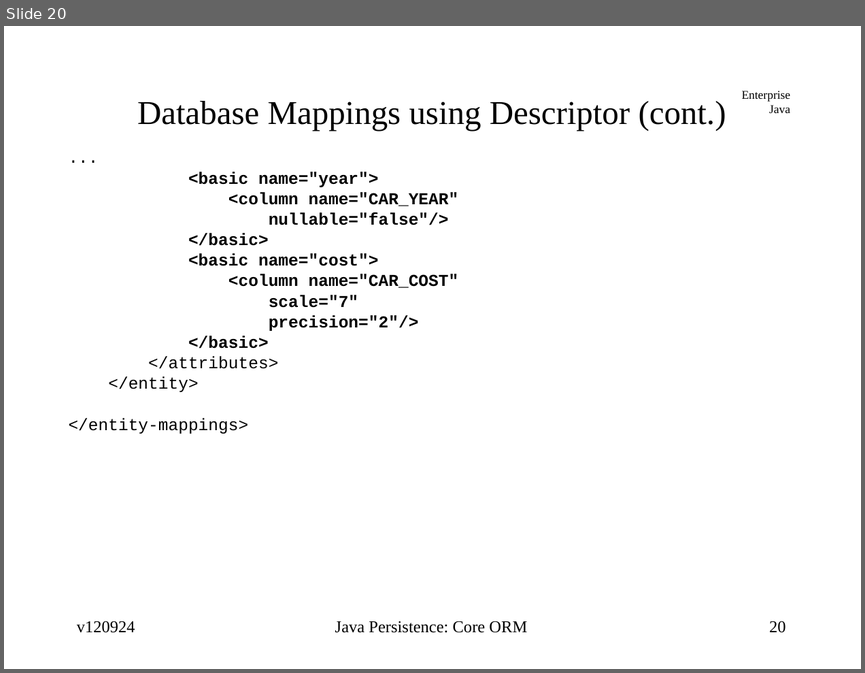
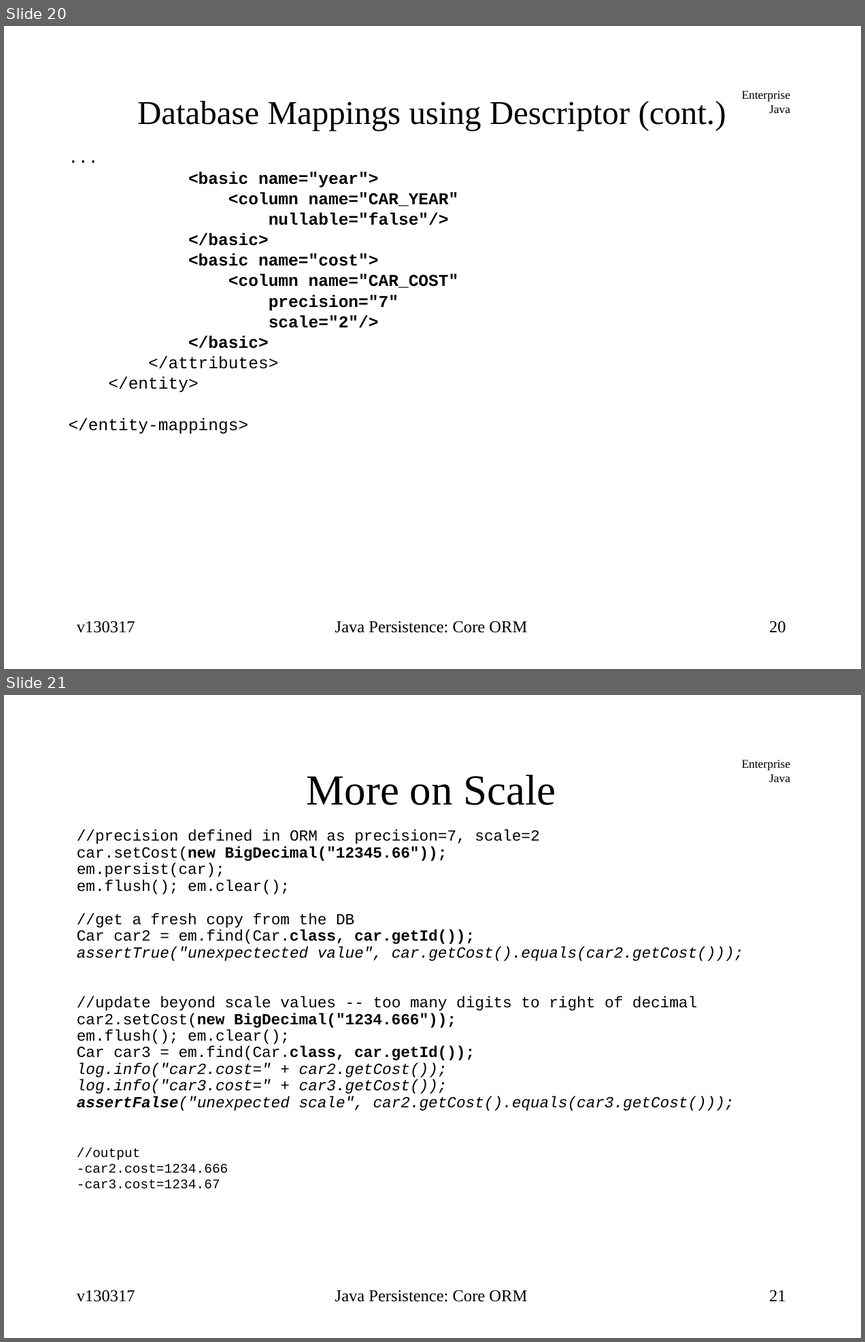
Before and after one commit to jcstaff/ejava-javaee, a slide deck: ormCore/src/site/resources/lectures/ormCore.ppt. Shown one above the other, each under a label of ours: slide 20 before the commit, slides 20 and 21 after it. The pictures are 865x673 and 865x1342 pixels, drawn with LibreOffice and Linux fonts; fonts in the diff are those of the drawing. Boxes give left, top, right and bottom in pixels: in the first picture for what was removed or moved away, otherwise in the second. Text is boxed around its words. In the diff, an @@ line names an element or a change of style, - is before the commit and + after.

Commit message:
added additional coverage of precision and scale

```diff
--- a/ormCore/src/site/resources/lectures/ormCore.ppt
+++ b/ormCore/src/site/resources/lectures/ormCore.ppt
@@ slide 21 added at [4, 695, 861, 1338], background #FFFFFF; not listed: 1 template element that a slide beside it also shows @@
@@ title added at [307, 775, 556, 805], 36 pt, text #000000 @@
+More on Scale
@@ text added at [77, 830, 743, 1189], 12.9 pt, text #000000 @@
+//precision defined in ORM as precision=7, scale=2
+car.setCost(new BigDecimal("12345.66"));
+em.persist(car);
+em.flush(); em.clear();
+//get a fresh copy from the DB
+Car car2 = em.find(Car.class, car.getId());
+assertTrue("unexpectected value", car.getCost().equals(car2.getCost()));
+//update beyond scale values -- too many digits to right of decimal
+car2.setCost(new BigDecimal("1234.666"));
+em.flush(); em.clear();
+Car car3 = em.find(Car.class, car.getId());
+log.info("car2.cost=" + car2.getCost());
+log.info("car3.cost=" + car3.getCost());
+assertFalse("unexpected scale", car2.getCost().equals(car3.getCost()));
+//output
+-car2.cost=1234.666
+-car3.cost=1234.67
@@ text added at [77, 1289, 135, 1302], 14 pt, text #000000 @@
+v130317
@@ text added at [335, 1289, 527, 1302], 14 pt, text #000000 @@
+Java Persistence: Core ORM
@@ page number added at [769, 1289, 786, 1301], 14 pt, text #000000 @@
+21
@@ slide 20 changed as well @@
@@ text at [269, 295, 398, 328]: text changed @@
-scale="7"
-precision="2"/>
+precision="7"
+scale="2"/>
@@ text at [77, 620, 135, 633]: text changed @@
-v120924
+v130317
```
Also in this commit, not shown: 96 other slides changed, 1 other slide added.
